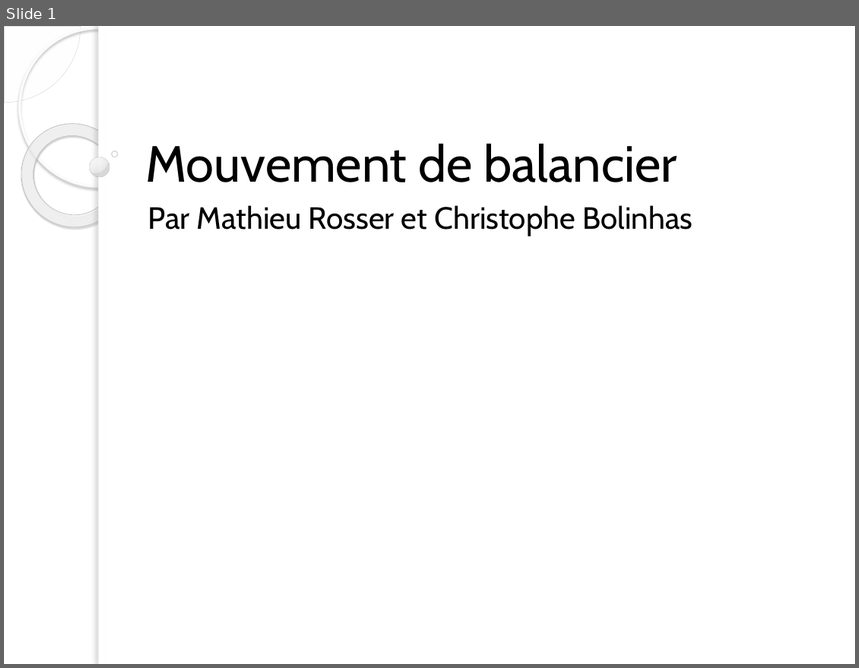
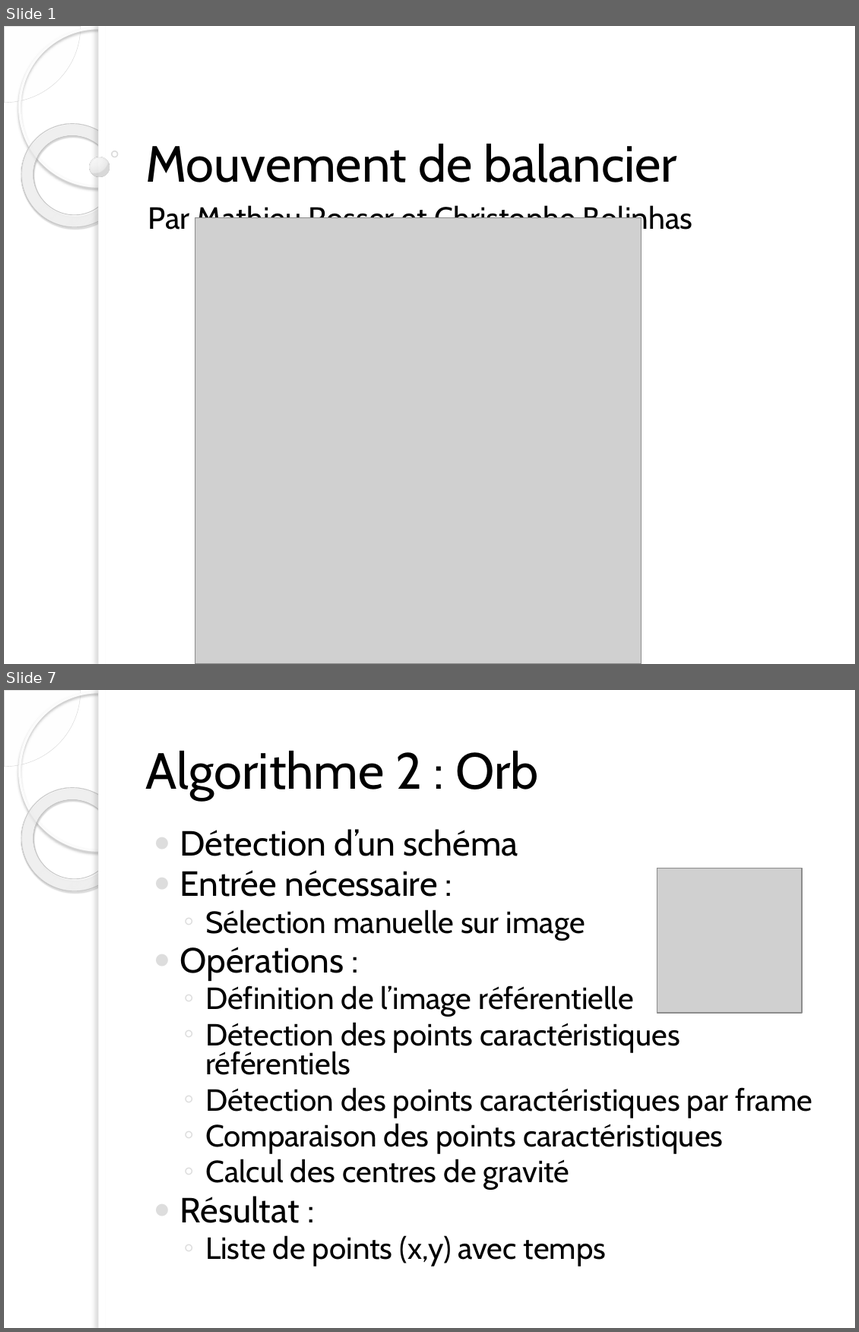
Before and after one commit to ChristopheBolinhas/Balancier, a slide deck: Présentation.pptx. Shown one above the other, each under a label of ours: slide 1 before the commit, slides 1 and 7 after it; the slides between them are not shown. The pictures are 859x668 and 859x1332 pixels, drawn with LibreOffice and Linux fonts; fonts in the diff are those of the drawing; grey boxes stand for pictures; background and template pictures are left out. Boxes give left, top, right and bottom in pixels: in the first picture for what was removed or moved away, otherwise in the second. Text is boxed around its words. In the diff, an @@ line names an element or a change of style, - is before the commit and + after.

Commit message:
Réalisation de la présentation (sans résultat) + Graphiques par rapport aux données

```diff
--- a/Présentation.pptx
+++ b/Présentation.pptx
@@ slide 7 added at (4, 690, 855, 1328), background picture (left out); not listed: 5 template elements that a slide beside it also shows @@
@@ title added at (146, 750, 538, 800), 43 pt, text #000000 @@
+Algorithme 2 : Orb
@@ text added at (180, 829, 813, 1267), 25.9 pt, text #000000 @@
+● Détection d’un schéma
+● Entrée nécessaire :
+  ◦ Sélection manuelle sur image
+● Opérations :
+  ◦ Définition de l’image référentielle
+  ◦ Détection des points caractéristiques référentiels
+  ◦ Détection des points caractéristiques par frame
+  ◦ Comparaison des points caractéristiques
+  ◦ Calcul des centres de gravité
+● Résultat :
+  ◦ Liste de points (x,y) avec temps
@@ picture added at (658, 869, 803, 1014) @@
@@ slide 1 changed as well @@
@@ picture added at (195, 218, 642, 664) @@
```
Also in this commit, not shown: 17 other slides added, 6 other files.
